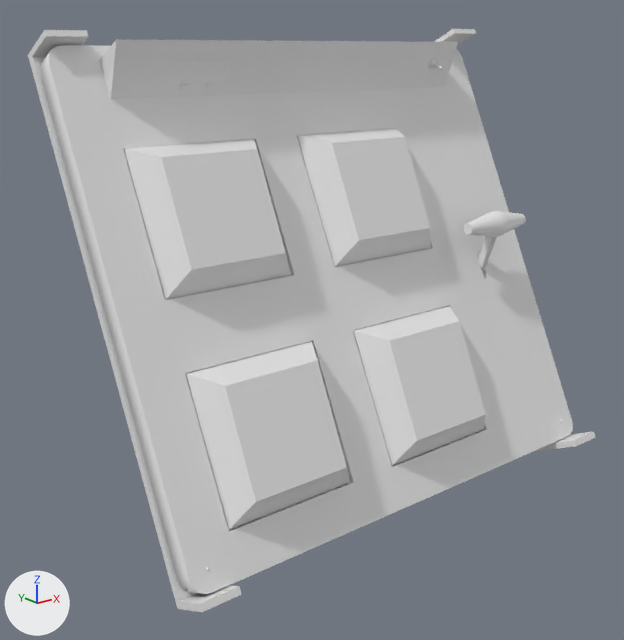
The Blender file Alex's blender files/vision mixer/Vision Mixer LOD B EXPORT.blend, before and after one commit.
The view is the same before and after, from a 50 mm lens placed at (-0.414, -0.479, 0.137), pointed at (-0.029, 0.002, -0.055). The lights are fixed; the arrows at lower left show +X, +Y and +Z.

Script lines for the objects in view, before the commit:
```python
ob_body_high_poly = bpy.data.objects.new('body high poly', me_body_high_poly)
ob_body_high_poly.parent = ob_body
ob_body_high_poly.location = (-0.0151, -0.0247, -0.0148)
ob_button_1 = bpy.data.objects.new('button 1', me_cube_004)
ob_button_1.location = (-0.1163, -0.0004, 0.0328)
ob_button_1.rotation_euler = (0.0, 1.134, -1.571)  # degrees (0, 65, -90)
ob_button_2 = bpy.data.objects.new('button 2', me_cube_004)
ob_button_2.location = (0.0191, -0.0004, 0.0328)
ob_button_2.rotation_euler = (0.0, 1.134, -1.571)  # degrees (0, 65, -90)
ob_button_3 = bpy.data.objects.new('button 3', me_cube_004)
ob_button_3.location = (-0.1163, -0.0639, -0.0971)
ob_button_3.rotation_euler = (0.0, 1.134, -1.571)  # degrees (0, 65, -90)
ob_button_4 = bpy.data.objects.new('button 4', me_cube_004)
ob_button_4.location = (0.0191, -0.0639, -0.0971)
ob_button_4.rotation_euler = (0.0, 1.134, -1.571)  # degrees (0, 65, -90)
ob_link_switch = bpy.data.objects.new('Link_Switch', me_cube_002)
ob_link_switch.location = (0.117, -0.0321, -0.0322)
ob_raised_high_poly = bpy.data.objects.new('RAISED HIGH POLY', me_cylinder_003)
ob_raised_high_poly.parent = ob_body
ob_raised_high_poly.location = (-0.0272, 0.0361, 0.116)
ob_stand = bpy.data.objects.new('stand', me_stand)
ob_stand.parent = ob_body
ob_stand.location = (-0.0154, 0.0783, -0.178)
```
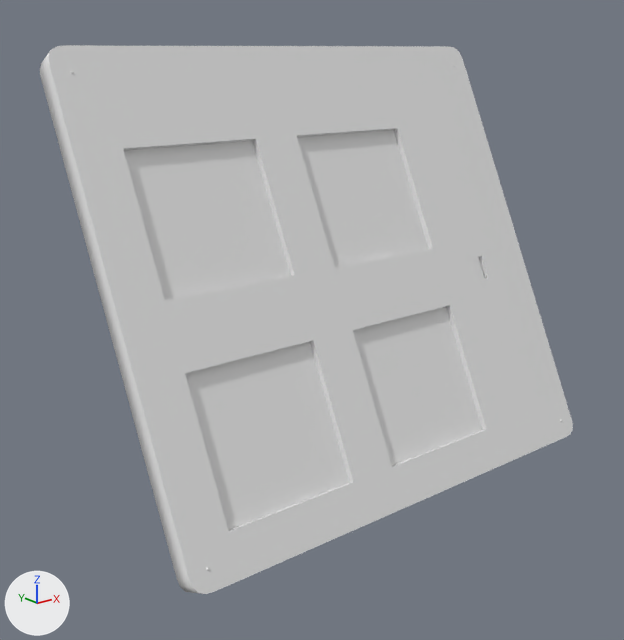
Where the change shows, as pixel boxes [x1, y1, x2, y2] in the pictures (624 x 640 px):
'button 3', hidden
    before: [186, 342, 350, 530]
'button 1', hidden
    before: [124, 139, 291, 300]
'RAISED HIGH POLY', hidden
    before: [100, 39, 458, 99]
'button 4', hidden
    before: [354, 306, 486, 466]
'button 2', hidden
    before: [298, 128, 431, 267]
'stand', hidden
    before: [28, 29, 595, 612]
'Link_Switch', hidden
    before: [464, 211, 526, 270]

The edits, one by one:
Object 'RAISED HIGH POLY' (ob_raised_high_poly) is now hidden.
Object 'stand' (ob_stand) is now hidden.
Object 'Link_Switch' (ob_link_switch) is now hidden.
Object 'button 3' (ob_button_3) is now hidden.
Object 'button 4' (ob_button_4) is now hidden.
Object 'button 2' (ob_button_2) is now hidden.
Object 'button 1' (ob_button_1) is now hidden.
